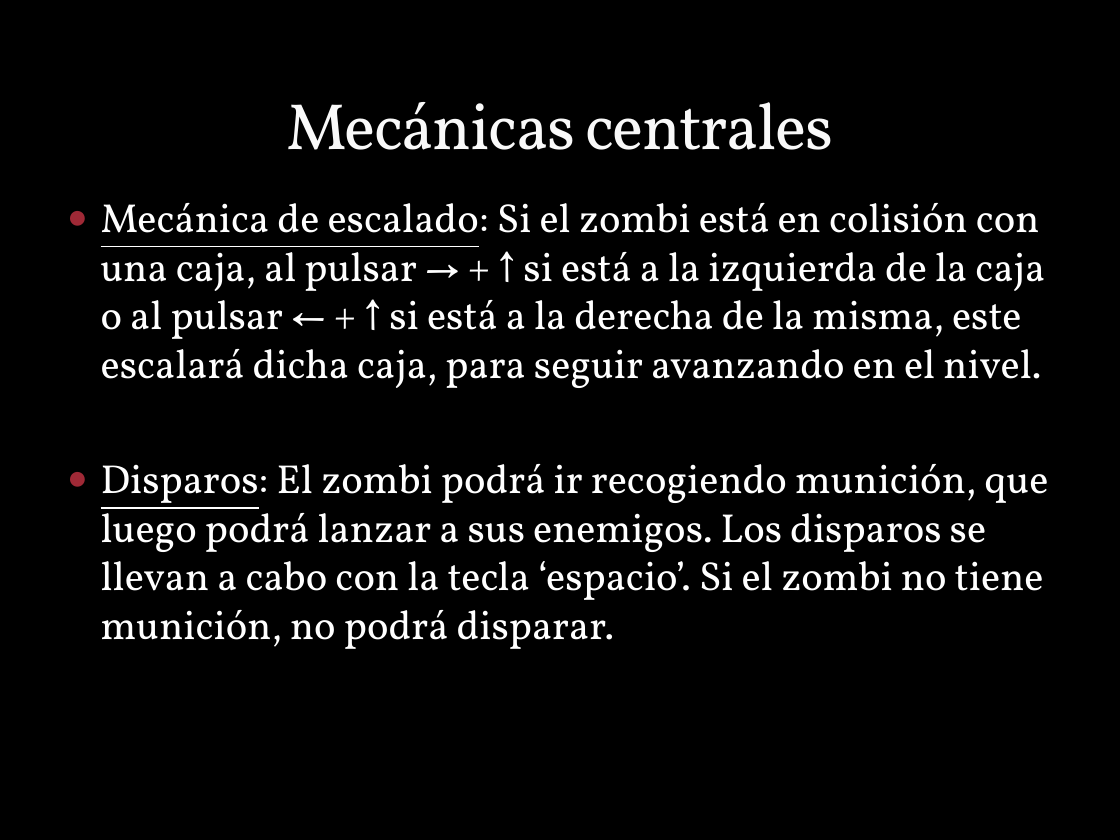
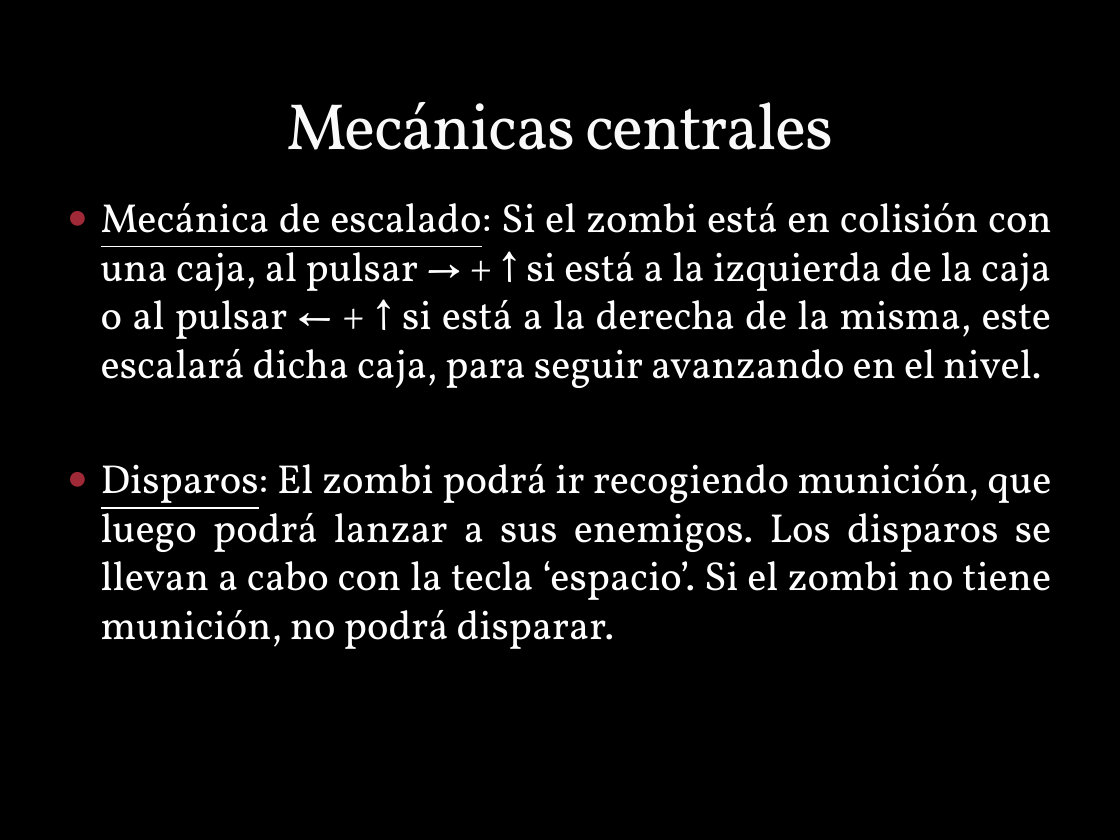
Before and after one commit to plandevida/ZombiesForPresident, a slide deck: slide 4 of zombiesppt.pptx. Drawn at 1120x840 pixels with LibreOffice and Linux fonts; fonts in the diff are those of the drawing; background and template pictures are left out. Boxes give left, top, right and bottom in pixels: in the first picture for what was removed or moved away, otherwise in the second. Text is boxed around its words. In the diff, an @@ line names an element or a change of style, - is before the commit and + after.

```diff
--- a/zombiesppt.pptx
+++ b/zombiesppt.pptx
@@ text "Mecánica de escalado: Si el ..." at <box>101,203,1052,649</box>: alignment left to justified @@
```
Also in this commit, not shown: 3 other slides changed, 1 slide added, 1 slide removed.
